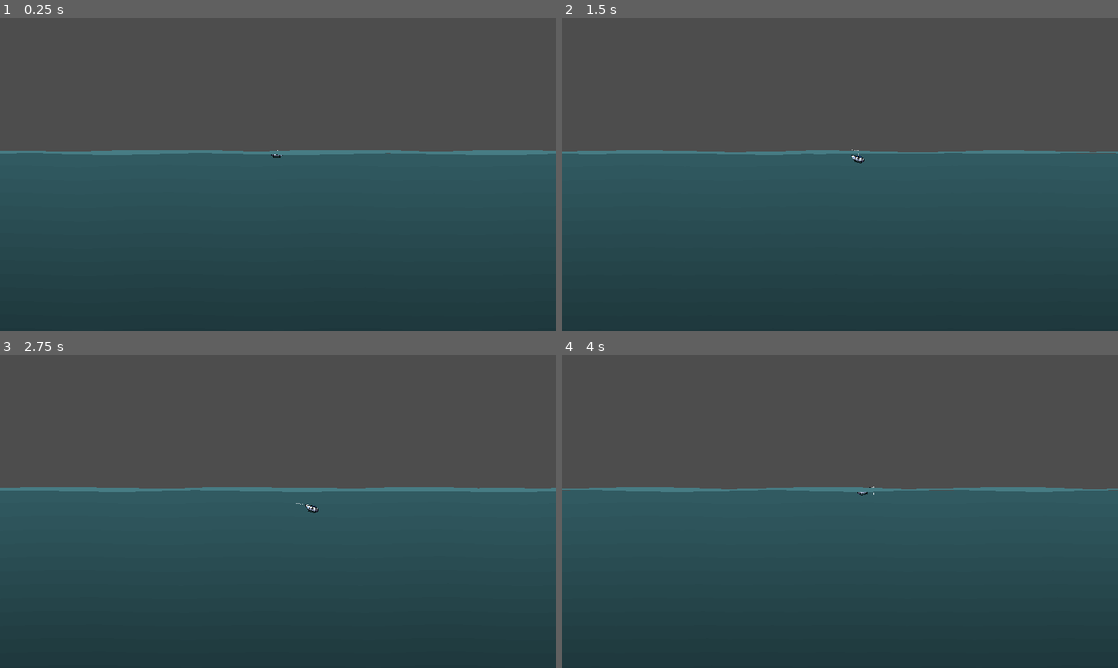
Above: before the commit, frames 1-4 (two rows, left to right).
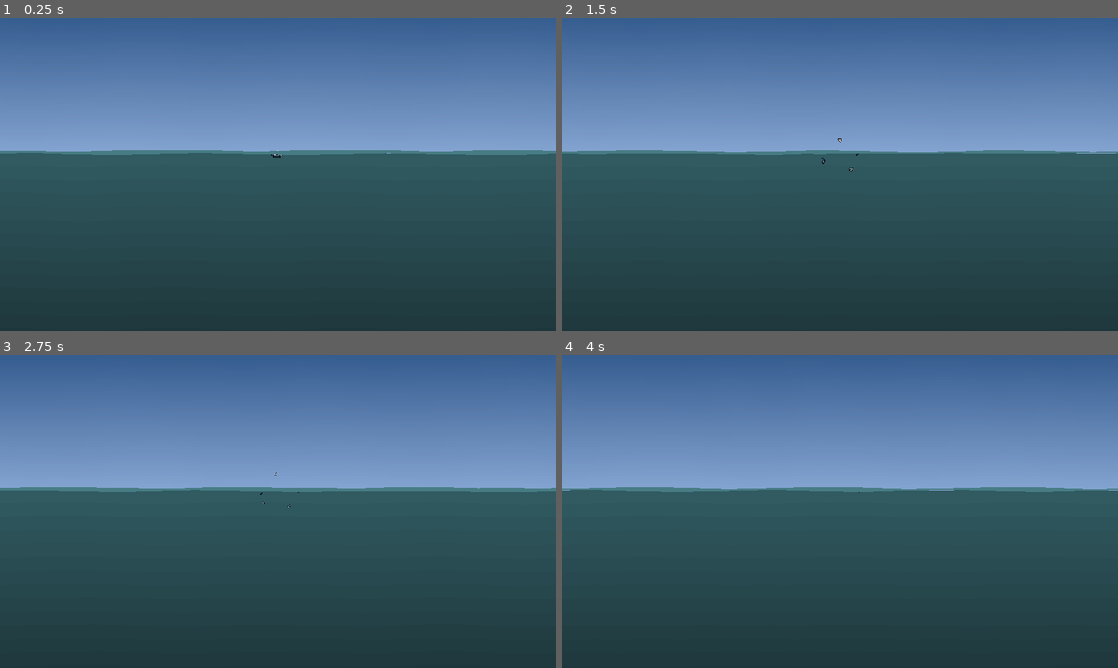
Above: after the commit, the same moments.

Repository: anomolyte/titanic_tourer
Game: Godot game, scene res://scenes/game.tscn
Two runs of this game, one before a commit and one after it. Both use one fixed random seed, a clock stepped at 60 frames per second and the inputs below.
Inputs:
- Up to frame 1 (0.25 s): no input
- Up to frame 2 (1.5 s): hold D (move_right) 0.53-1.28 s; tap Space (pop, bound only after the commit) at 0.6, 1.35 s; hold S (move_down) from 1.28 s (still down)
- Up to frame 3 (2.75 s): release S (move_down) at 2.03 s; hold D (move_right) from 2.03 s (still down); tap Space (pop, bound only after the commit) at 2.1 s
- Up to frame 4 (4 s): release D (move_right) at 2.78 s; hold W (move_up) 2.78-3.53 s; tap Space (pop, bound only after the commit) at 2.85, 3.6 s; hold A (move_left) from 3.53 s (still down)

The runs differ from the first frame. In frame 1, 42% of the frame differs, in the area x 0-100%, y 0-44%; in frame 2, 43%, in the area x 0-100%, y 0-50%; in frame 3, 42%; in frame 4, 43%.

Commit message:
added a lot of things
added death and debris
added sky, made unique out of copies of ocean
added audio manager with ambient ocean and pop for player death

Diff:
--- /dev/null
+++ b/debris/debris.gd
@@ -0,0 +1,20 @@
+extends Sprite2D
+
+var velocity = Vector2(1, 0)
+var move_speed = 180.0
+var rotation_speed = 50.0
+
+const TWO_PI = 6.28
+const SPIN_SPEED = 90
+
+
+func _ready():
+	velocity = velocity.rotated(randf_range(0, TWO_PI)) # radians 180=pi (3.14), 360=pi*2 (6.28)
+	rotation_speed = randf_range(-SPIN_SPEED, SPIN_SPEED)
+
+func _physics_process(delta):
+	global_position += velocity * move_speed * delta
+	rotation += rotation_speed * delta
+
+	move_speed = lerp(move_speed, 0.0, 6 * delta)
+	rotation_speed = lerp(rotation_speed, 0.0, 3 * delta)
--- /dev/null
+++ b/debris/debris.tscn
@@ -0,0 +1,52 @@
+[gd_scene load_steps=6 format=3 uid="uid://hag2hy4300y7"]
+
+[ext_resource type="Texture2D" uid="uid://csuoglo5enrgk" path="res://player/titan_sub_debris.png" id="1_7ev5h"]
+[ext_resource type="Script" path="res://debris/debris.gd" id="2_4lhw6"]
+
+[sub_resource type="Animation" id="Animation_m67bo"]
+resource_name = "shrink"
+length = 4.0
+tracks/0/type = "value"
+tracks/0/imported = false
+tracks/0/enabled = true
+tracks/0/path = NodePath(".:scale")
+tracks/0/interp = 1
+tracks/0/loop_wrap = true
+tracks/0/keys = {
+"times": PackedFloat32Array(0, 4),
+"transitions": PackedFloat32Array(1, 1),
+"update": 0,
+"values": [Vector2(1, 1), Vector2(1e-05, 1e-05)]
+}
+
+[sub_resource type="Animation" id="Animation_iwn1y"]
+length = 0.001
+tracks/0/type = "value"
+tracks/0/imported = false
+tracks/0/enabled = true
+tracks/0/path = NodePath(".:scale")
+tracks/0/interp = 1
+tracks/0/loop_wrap = true
+tracks/0/keys = {
+"times": PackedFloat32Array(0),
+"transitions": PackedFloat32Array(1),
+"update": 0,
+"values": [Vector2(1, 1)]
+}
+
+[sub_resource type="AnimationLibrary" id="AnimationLibrary_ibemq"]
+_data = {
+"RESET": SubResource("Animation_iwn1y"),
+"shrink": SubResource("Animation_m67bo")
+}
+
+[node name="Sprite2D" type="Sprite2D"]
+texture = ExtResource("1_7ev5h")
+hframes = 5
+script = ExtResource("2_4lhw6")
+
+[node name="AnimationPlayer" type="AnimationPlayer" parent="."]
+autoplay = "shrink"
+libraries = {
+"": SubResource("AnimationLibrary_ibemq")
+}
--- /dev/null
+++ b/global/sound_manager/sound.gd
@@ -0,0 +1,7 @@
+extends AudioStreamPlayer
+
+func _ready():
+	connect("finished", Callable(self, "_finished"))
+
+func _finished():
+	queue_free()
--- /dev/null
+++ b/global/sound_manager/sound_manager.gd
@@ -0,0 +1,13 @@
+extends Node
+
+var SoundScript = preload("res://global/sound_manager/sound.gd")
+
+func play_sound(sound):
+	var audio_stream_player = AudioStreamPlayer.new()
+
+	audio_stream_player.set_script(SoundScript)
+	audio_stream_player.stream = sound
+
+	add_child(audio_stream_player)
+
+	audio_stream_player.play()
--- a/player/player.gd
+++ b/player/player.gd
@@ -9,6 +9,11 @@
 const MIN_PLAYER_HEIGHT = 235
 const MAX_PLAYER_WIDTH = 946
 const MIN_PLAYER_WIDTH = 13
+
+const TitanDebris = preload("res://debris/debris.tscn")
+const DEBRIS_COUNT = 5
+
+const DeathSound = preload("res://audio/underwater_thud_fx.wav")
 
 var velocity = Vector2(0,0)
 
@@ -50,6 +55,10 @@
 
 	velocity.normalized()
 
+	if Input.is_action_just_pressed("pop"):
+		spawn_player_debris()
+		death()
+
 func face_input_direction():
 	if velocity.x > 0:
 		sprite.flip_h = true
@@ -59,3 +68,18 @@
 
 func player_movement():
 	global_position += velocity * ACCELERATION * get_physics_process_delta_time()
+
+
+func spawn_player_debris():
+	for i in range(DEBRIS_COUNT):
+		var debris_instance = TitanDebris.instantiate()
+		debris_instance.hframes = DEBRIS_COUNT
+		debris_instance.frame = i
+
+		get_tree().current_scene.add_child(debris_instance)
+		debris_instance.global_position = global_position
+
+
+func death():
+	SoundManager.play_sound(DeathSound)
+	queue_free()
--- a/project.godot
+++ b/project.godot
@@ -18,6 +18,7 @@
 [autoload]
 
 GameEvent="*res://global/game_event.gd"
+SoundManager="*res://global/sound_manager/sound_manager.gd"
 
 [display]
 
@@ -49,6 +50,11 @@
 "events": [Object(InputEventKey,"resource_local_to_scene":false,"resource_name":"","device":-1,"window_id":0,"alt_pressed":false,"shift_pressed":false,"ctrl_pressed":false,"meta_pressed":false,"pressed":false,"keycode":0,"physical_keycode":68,"key_label":0,"unicode":100,"echo":false,"script":null)
 ]
 }
+pop={
+"deadzone": 0.5,
+"events": [Object(InputEventKey,"resource_local_to_scene":false,"resource_name":"","device":-1,"window_id":0,"alt_pressed":false,"shift_pressed":false,"ctrl_pressed":false,"meta_pressed":false,"pressed":false,"keycode":0,"physical_keycode":32,"key_label":0,"unicode":32,"echo":false,"script":null)
+]
+}
 
 [rendering]
 
--- a/scenes/game.tscn
+++ b/scenes/game.tscn
@@ -1,15 +1,28 @@
-[gd_scene load_steps=10 format=3 uid="uid://cmd07mrnl05kp"]
+[gd_scene load_steps=14 format=3 uid="uid://cmd07mrnl05kp"]
 
 [ext_resource type="PackedScene" uid="uid://dex42s4rxu2ob" path="res://player/player.tscn" id="1_bdfjf"]
 [ext_resource type="Script" path="res://scenes/game/camera.gd" id="1_wvq00"]
 [ext_resource type="Shader" path="res://scenes/environment/water_shader.gdshader" id="2_xfp7b"]
 [ext_resource type="Texture2D" uid="uid://83umcs14t1y7" path="res://scenes/environment/shipwreck_ground/titanic_wreck.png" id="4_lng1w"]
+[ext_resource type="AudioStream" uid="uid://bn2sogbdytxmh" path="res://audio/underwater_fx.wav" id="5_yd5qu"]
 
 [sub_resource type="ShaderMaterial" id="ShaderMaterial_2kl2y"]
 shader = ExtResource("2_xfp7b")
 shader_parameter/strength = Vector2(2, 2)
 shader_parameter/speed = 1.0
 shader_parameter/seed = 0.0
+
+[sub_resource type="QuadMesh" id="QuadMesh_e08hp"]
+size = Vector2(1000, 300)
+subdivide_width = 12
+subdivide_depth = 2
+
+[sub_resource type="Gradient" id="Gradient_m8443"]
+colors = PackedColorArray(1, 1, 1, 1, 0.295247, 0.474724, 0.618222, 1)
+
+[sub_resource type="GradientTexture2D" id="GradientTexture2D_40o7d"]
+gradient = SubResource("Gradient_m8443")
+fill_to = Vector2(0, 1)
 
 [sub_resource type="QuadMesh" id="QuadMesh_dfnhm"]
 size = Vector2(1000, 5)
@@ -39,6 +52,14 @@
 
 [node name="Environment" type="Node2D" parent="."]
 
+[node name="sky" type="MeshInstance2D" parent="Environment"]
+modulate = Color(0.552941, 0.67451, 0.847059, 1)
+z_index = -12
+material = SubResource("ShaderMaterial_2kl2y")
+position = Vector2(480, 111)
+mesh = SubResource("QuadMesh_e08hp")
+texture = SubResource("GradientTexture2D_40o7d")
+
 [node name="ocean surface" type="MeshInstance2D" parent="Environment"]
 modulate = Color(0.278431, 0.486275, 0.517647, 1)
 z_index = 5
@@ -58,3 +79,8 @@
 modulate = Color(0.407843, 0.407843, 0.407843, 1)
 position = Vector2(480, 1642)
 texture = ExtResource("4_lng1w")
+
+[node name="AudioStreamPlayer" type="AudioStreamPlayer" parent="."]
+stream = ExtResource("5_yd5qu")
+volume_db = -10.0
+autoplay = true
Not shown, added: audio/underwater_fx.wav.import
Not shown, added: audio/underwater_thud_fx.wav.import
Binary file added: player/titan_sub_debris.png
Not shown, added: player/titan_sub_debris.png.import
Not shown, added: audio/underwater_fx.wav
Not shown, added: audio/underwater_thud_fx.wav
